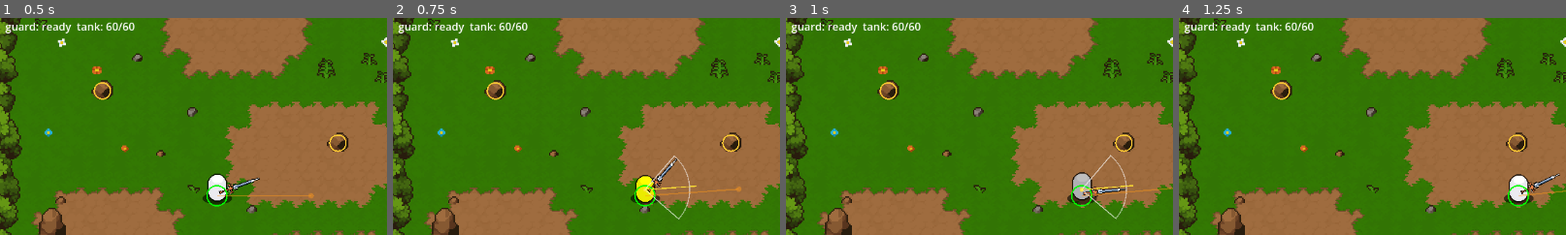
Above: before the commit, frames 1-4 (left to right).
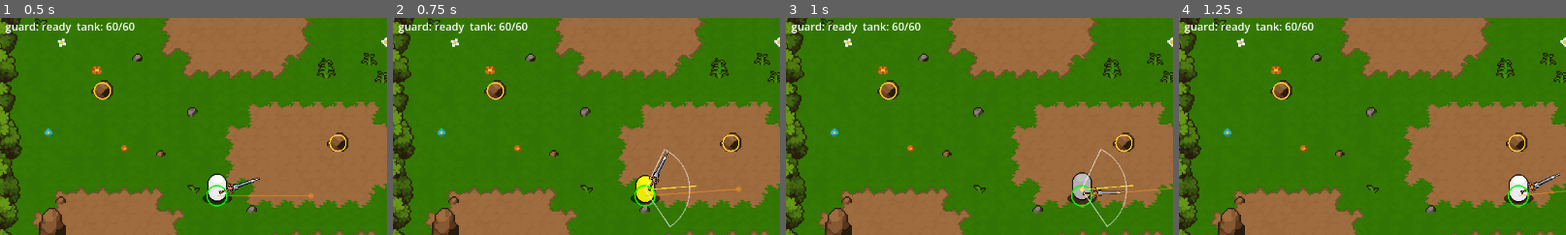
Above: after the commit, the same moments.

Repository: Matcry12/Thiat
Game: Godot game, scene res://scenes/arena.tscn
Two runs of this game, one before a commit and one after it. Both use one fixed random seed, a clock stepped at 60 frames per second and the inputs below.
Inputs (mouse positions are % of the whole screen's width and height, from its top left):
- Up to frame 1 (0.5 s): no input
- Up to frame 2 (0.75 s): tap Enter at 0.5 s; move the mouse to (72, 45) at 0.52 s; hold D (move_right) from 0.53 s (still down); click (72, 45) at 0.6 s
- Up to frame 3 (1 s): keep holding D (move_right)
- Up to frame 4 (1.25 s): keep holding D (move_right)
The pictures show only the part of the screen within x 0-50%, y 9-59%; the shares and areas given below are measured in that part.

Frame 1 is identical in both runs. In frame 2, 0.7% of the frame differs, in the area x 65-77%, y 60-97%; in frame 3, 0.6%; in frame 4, nothing differs.

Commit message:
chore: user's editor resave + sword arc 120
Co-Authored-By: Claude Opus 5.5 <noreply@anthropic.com>

Diff:
--- a/data/weapons/sword.tres
+++ b/data/weapons/sword.tres
@@ -2,14 +2,13 @@
 
 [ext_resource type="Script" uid="uid://b8cxxfxugrtmd" path="res://scripts/weapons/weapon_data.gd" id="1"]
 [ext_resource type="PackedScene" path="res://scenes/weapons/sword_model.tscn" id="2"]
-
 [ext_resource type="PackedScene" path="res://scenes/skills/lunge_slash.tscn" id="3"]
 
 [resource]
 script = ExtResource("1")
 model = ExtResource("2")
 rest_angle_degrees = -20.0
+arc_degrees = 120.0
 guard_forward = 6.0
 guard_side = 15.0
 skill = ExtResource("3")
-skill_cooldown = 6.0
--- a/scenes/player.tscn
+++ b/scenes/player.tscn
@@ -3,7 +3,6 @@
 [ext_resource type="Script" uid="uid://irytr6tq00f5" path="res://scripts/player.gd" id="1"]
 [ext_resource type="Script" uid="uid://cj3m53hayxeaq" path="res://scripts/visual/sprite_actor_visual.gd" id="2"]
 [ext_resource type="Script" uid="uid://b2k3y42aktkbx" path="res://scripts/components/hurtbox.gd" id="3"]
-[ext_resource type="Script" uid="uid://d0s5saauew0b5" path="res://scripts/components/hitbox.gd" id="4"]
 [ext_resource type="Script" uid="uid://d0awtsvbienb8" path="res://scripts/weapons/weapon_holder.gd" id="5"]
 [ext_resource type="Resource" uid="uid://gvjnvct47q1q" path="res://data/weapons/sword.tres" id="6"]
 [ext_resource type="Script" uid="uid://bdm85dlwvqabq" path="res://scripts/visual/weapon_visual.gd" id="7"]
@@ -13,12 +12,12 @@
 [ext_resource type="Script" uid="uid://cu3cx00235xph" path="res://scripts/components/dodge.gd" id="12"]
 [ext_resource type="Script" uid="uid://b7gjgeew8j7ga" path="res://scripts/components/guard.gd" id="13"]
 [ext_resource type="Script" uid="uid://10nk8ph3115l" path="res://scripts/visual/guard_visual.gd" id="14"]
+[ext_resource type="Script" uid="uid://b8cxxfxugrtmd" path="res://scripts/weapons/weapon_data.gd" id="15_fulsm"]
 [ext_resource type="Script" uid="uid://bjs01qfet1ww8" path="res://scripts/visual/cover_arc.gd" id="17"]
-[ext_resource type="Script" path="res://scripts/components/loadout.gd" id="18"]
+[ext_resource type="Script" uid="uid://cme80rjx7alqm" path="res://scripts/components/loadout.gd" id="18"]
 [ext_resource type="Resource" path="res://data/weapons/bow.tres" id="19"]
-
-[ext_resource type="Script" path="res://scripts/components/skill_slot.gd" id="20"]
-[ext_resource type="Script" path="res://scripts/visual/swing_fx.gd" id="21"]
+[ext_resource type="Script" uid="uid://ba6y0wkjj6tcb" path="res://scripts/components/skill_slot.gd" id="20"]
+[ext_resource type="Script" uid="uid://bhkdre3n8h4wt" path="res://scripts/visual/swing_fx.gd" id="21"]
 
 [sub_resource type="CircleShape2D" id="BodyShape"]
 radius = 11.0
@@ -51,13 +50,12 @@
 position = Vector2(0, -9)
 script = ExtResource("7")
 preview_guard_pose = true
-preview_weapon_from = NodePath("../Loadout")
 
 [node name="SwingPivot" type="Node2D" parent="WeaponVisual" unique_id=1733221144]
 position = Vector2(6, 15)
 rotation = -1.5707964
 
-[node name="SwingFx" type="Node2D" parent="WeaponVisual"]
+[node name="SwingFx" type="Node2D" parent="WeaponVisual" unique_id=2963882]
 script = ExtResource("21")
 
 [node name="Hurtbox" type="Area2D" parent="." unique_id=186865809]
@@ -95,11 +93,11 @@
 position = Vector2(0, -9)
 script = ExtResource("17")
 
-[node name="Loadout" type="Node" parent="."]
+[node name="Loadout" type="Node" parent="." unique_id=519427683]
 script = ExtResource("18")
-weapons = Array[ExtResource("6")]([ExtResource("6"), ExtResource("19")])
+weapons = Array[ExtResource("15_fulsm")]([ExtResource("6"), ExtResource("19")])
 weapon_holder_path = NodePath("../WeaponHolder")
 
-[node name="SkillSlot" type="Node" parent="."]
+[node name="SkillSlot" type="Node" parent="." unique_id=1996829668]
 script = ExtResource("20")
 weapon_holder_path = NodePath("../WeaponHolder")
